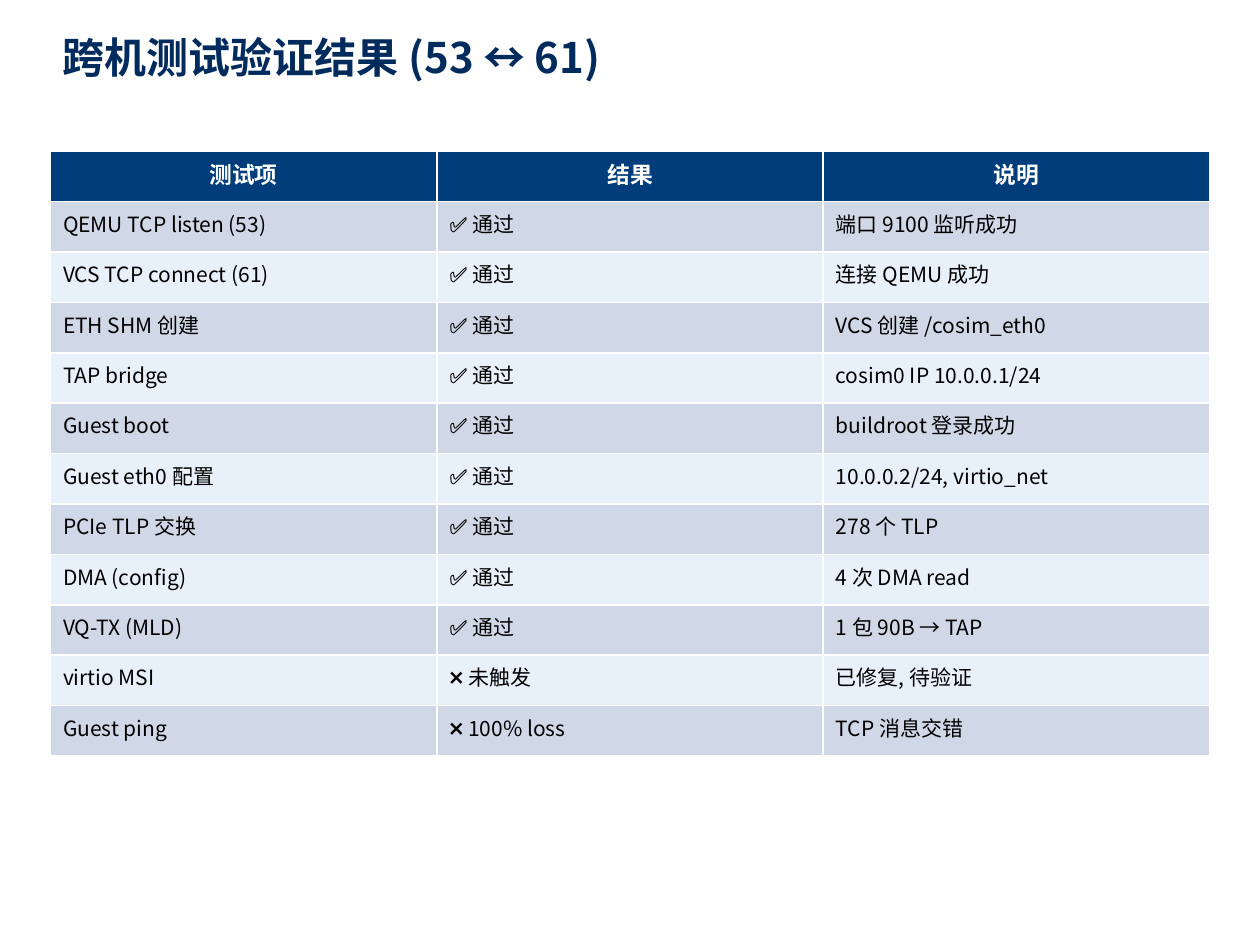
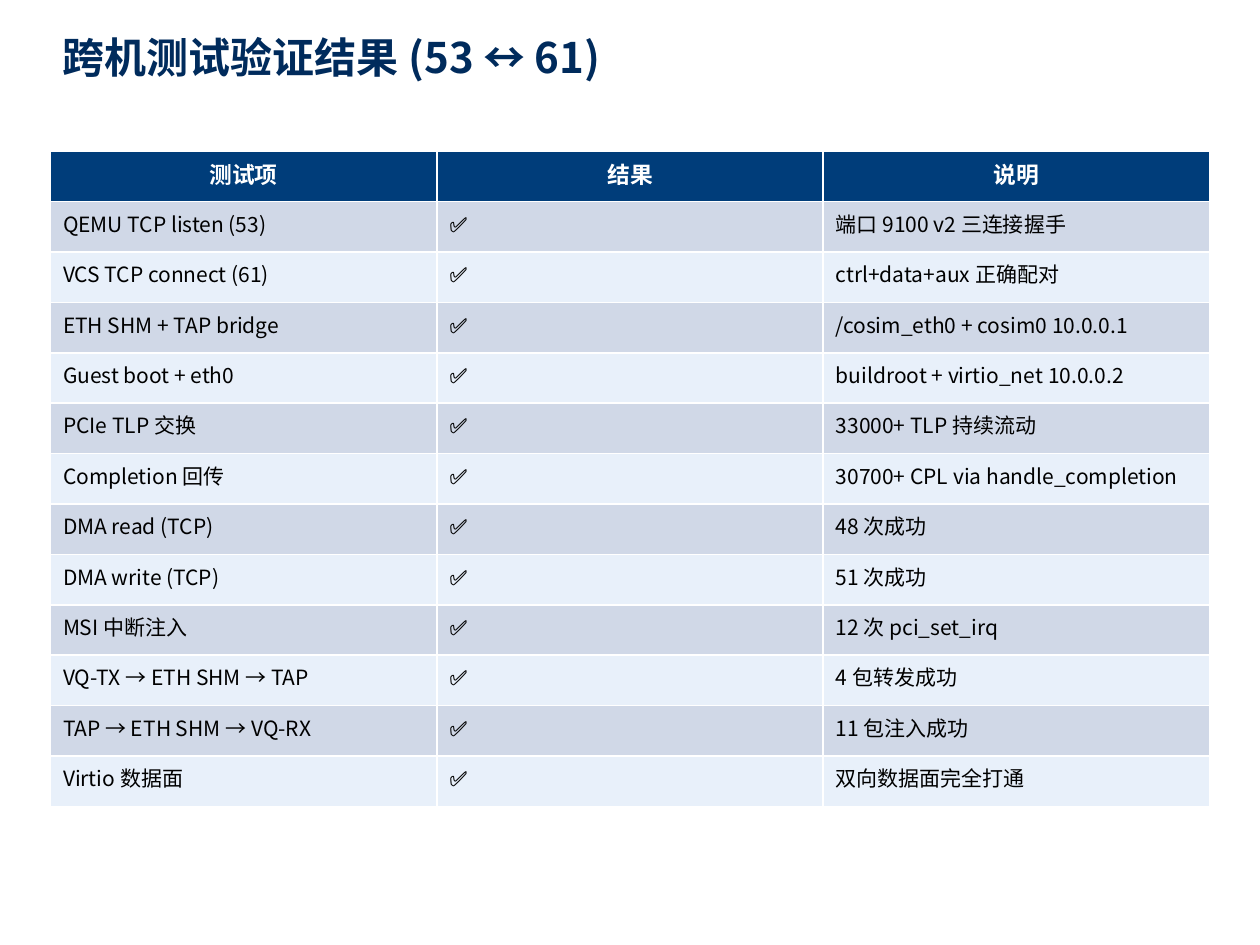
Before and after one commit to Beihang-yuting/QEMU_VCS, a slide deck: slide 12 of docs/cosim_issue_report.pptx (slide 9 before the commit). Drawn at 1260x945 pixels with LibreOffice and Linux fonts; fonts in the diff are those of the drawing. Boxes give left, top, right and bottom in pixels: in the first picture for what was removed or moved away, otherwise in the second. Text is boxed around its words. In the diff, an @@ line names an element or a change of style, - is before the commit and + after.

Commit message:
chore: 文档整理 + 问题报告 PPT 更新
- 将根目录 5 个 pptx/docx 移到 docs/ 目录
- 更新问题排查报告 PPT:
  - 新增问题 #9(NOTIFY冻结仿真) #10(_nb协议错位) #11(DMA write顺序)
  - 全部 11 个问题标记为已修复
  - 验证结果表更新为最新数据（33000+ TLP, 双向数据面打通）
  - 新增"数据面打通"结论 slide

```diff
--- a/docs/cosim_issue_report.pptx
+++ b/docs/cosim_issue_report.pptx
@@ table at <box>50,151,1211,806</box> @@
-row 2: QEMU TCP listen (53) | ✅ 通过 | 端口 9100 监听成功
-row 3: VCS TCP connect (61) | ✅ 通过 | 连接 QEMU 成功
-row 4: ETH SHM 创建 | ✅ 通过 | VCS 创建 /cosim_eth0
-row 5: TAP bridge | ✅ 通过 | cosim0 IP 10.0.0.1/24
-row 6: Guest boot | ✅ 通过 | buildroot 登录成功
-row 7: Guest eth0 配置 | ✅ 通过 | 10.0.0.2/24, virtio_net
-row 8: PCIe TLP 交换 | ✅ 通过 | 278 个 TLP
-row 9: DMA (config) | ✅ 通过 | 4 次 DMA read
-row 10: VQ-TX (MLD) | ✅ 通过 | 1 包 90B → TAP
-row 11: virtio MSI | ❌ 未触发 | 已修复, 待验证
-row 12: Guest ping | ❌ 100% loss | TCP 消息交错
+row 2: QEMU TCP listen (53) | ✅ | 端口 9100 v2 三连接握手
+row 3: VCS TCP connect (61) | ✅ | ctrl+data+aux 正确配对
+row 4: ETH SHM + TAP bridge | ✅ | /cosim_eth0 + cosim0 10.0.0.1
+row 5: Guest boot + eth0 | ✅ | buildroot + virtio_net 10.0.0.2
+row 6: PCIe TLP 交换 | ✅ | 33000+ TLP 持续流动
+row 7: Completion 回传 | ✅ | 30700+ CPL via handle_completion
+row 8: DMA read (TCP) | ✅ | 48 次成功
+row 9: DMA write (TCP) | ✅ | 51 次成功
+row 10: MSI 中断注入 | ✅ | 12 次 pci_set_irq
+row 11: VQ-TX → ETH SHM → TAP | ✅ | 4 包转发成功
+row 12: TAP → ETH SHM → VQ-RX | ✅ | 11 包注入成功
+row 13: Virtio 数据面 | ✅ | 双向数据面完全打通
```
Also in this commit, not shown: 3 other slides changed, 4 slides added, 1 slide removed, 9 other files.
